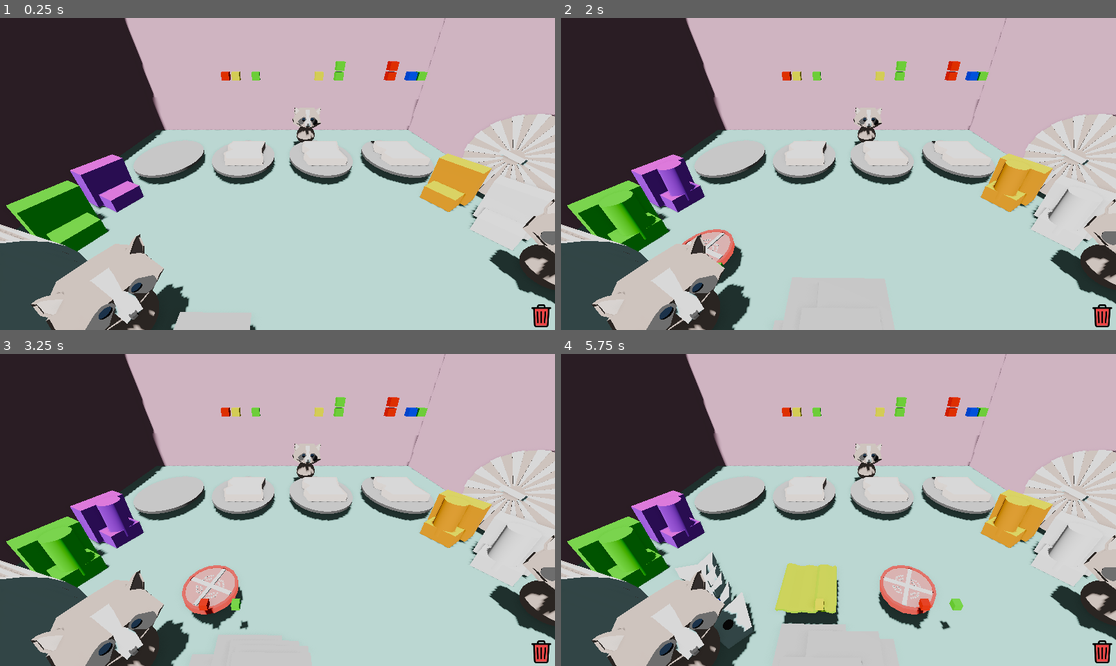
Above: before the commit, frames 1-4 (two rows, left to right).
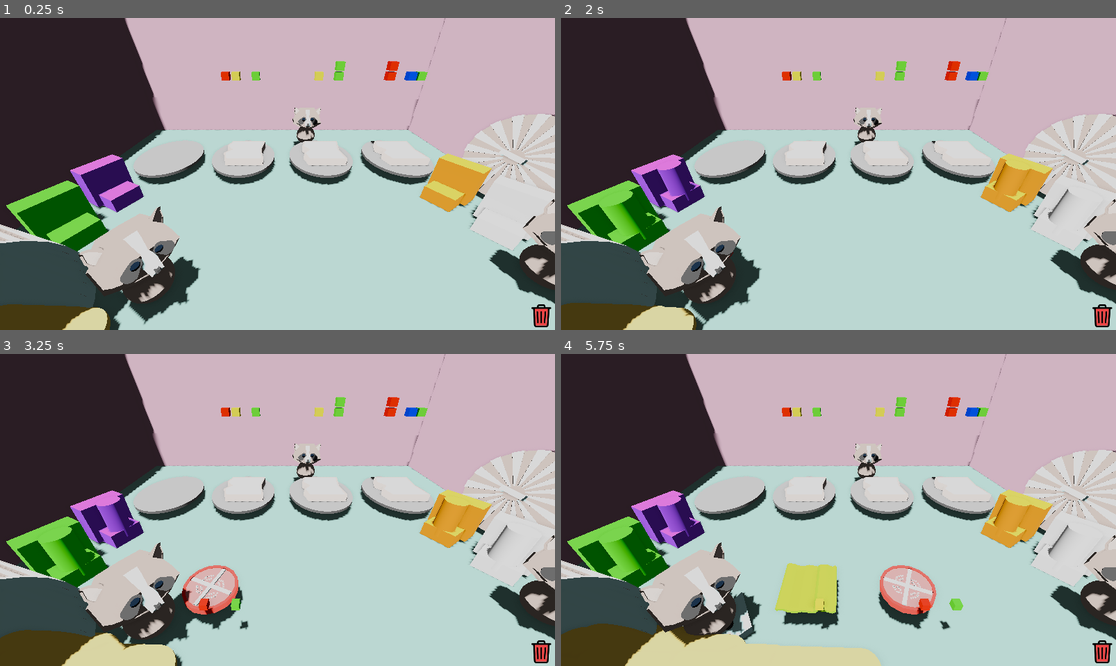
Above: after the commit, the same moments.

Repository: gabrield67/Sandwich-Shop
Game: Godot game, scene res://scenes/game_art.tscn
Two runs of this game, one before a commit and one after it. Both use one fixed random seed, a clock stepped at 60 frames per second and the inputs below. This scene is started directly instead of the project's main scene.
Inputs (mouse positions are in pixels of both pictures, inside the frame that each line leads up to):
- Up to frame 1 (0.25 s): no input
- Up to frame 2 (2 s): tap Enter at 0.5 s; move the mouse to (960, 158) at 0.52 s; click (960, 158) at 0.67 s; tap Space at 1.25 s; drag from (727, 189) to (810, 236) at 1.27 s
- Up to frame 3 (3.25 s): move the mouse to (333, 441) at 2.02 s; click (333, 441) at 2.17 s; drag from (249, 572) to (111, 463) at 2.77 s
- Up to frame 4 (5.75 s): move the mouse to (1005, 556) at 3.52 s; click (1005, 556) at 3.67 s; drag from (672, 463) to (755, 432) at 4.27 s; move the mouse to (866, 510) at 5.02 s; click (866, 510) at 5.17 s

The runs differ from the first frame. In frame 1, 5.8% of the frame differs, in the area x 0-47%, y 60-100%; in frame 2, 5.8%; in frame 3, 6.1%; in frame 4, 8.3%, in the area x 0-74%, y 34-100%.
Error in both runs: Invalid assignment of property or key 'wait_time' with value of type 'int' on a base object of type 'null instance'. (res://scenes/game_manager.gd:43)

Commit message:
trash slime and sewer draft

Diff:
--- /dev/null
+++ b/colors/slimeYellow.tres
@@ -0,0 +1,7 @@
+[gd_resource type="StandardMaterial3D" format=3 uid="uid://sb1tl5fge5x2"]
+
+[resource]
+diffuse_mode = 3
+specular_mode = 1
+albedo_color = Color(0.83137256, 0.74509805, 0.40784314, 1)
+roughness = 0.0
--- a/scenes/game_art.tscn
+++ b/scenes/game_art.tscn
@@ -12,6 +12,8 @@
 [ext_resource type="PackedScene" uid="uid://yahuxvrjhitd" path="res://models/trash_base.tscn" id="10_oigvx"]
 [ext_resource type="PackedScene" uid="uid://dt2rm3uiki2lg" path="res://models/trash_lid.tscn" id="11_28nyi"]
 [ext_resource type="PackedScene" uid="uid://c124rtdal8yfg" path="res://models/whole_raccoon_model.tscn" id="12_28nyi"]
+[ext_resource type="Material" uid="uid://sb1tl5fge5x2" path="res://colors/slimeYellow.tres" id="12_ojg76"]
+[ext_resource type="Material" uid="uid://7gn0t4diki3s" path="res://colors/eyeDarkCharcoal.tres" id="14_txiir"]
 
 [sub_resource type="BoxShape3D" id="BoxShape3D_8cj0n"]
 
@@ -44,7 +46,13 @@
 "genre": "sound effect"
 }
 
-[sub_resource type="PlaneMesh" id="PlaneMesh_ojg76"]
+[sub_resource type="CapsuleMesh" id="CapsuleMesh_txiir"]
+material = ExtResource("12_ojg76")
+radius = 0.6
+height = 3.5
+
+[sub_resource type="CylinderMesh" id="CylinderMesh_qosn7"]
+height = 0.515
 
 [node name="Game_Art" type="Node3D" unique_id=1126054119]
 script = ExtResource("1_egqwa")
@@ -108,13 +116,16 @@
 [node name="trashLid" parent="WholeTrash" unique_id=1689766337 instance=ExtResource("11_28nyi")]
 transform = Transform3D(-0.9150461, -2.040979, -0.535812, -2.1092823, 0.86804664, 0.29567432, -0.060154475, 0.6090151, -2.2170887, 12.49, 2.873, 1.411)
 
-[node name="CPUParticles3D" type="CPUParticles3D" parent="WholeTrash" unique_id=1484742347]
-transform = Transform3D(0.9997851, 0.020733062, 0, -0.020733062, 0.9997851, 0, 0, 0, 1, -0.7929859, 1.2047491, 9.257409)
-mesh = SubResource("PlaneMesh_ojg76")
+[node name="SlimeParticles1" type="CPUParticles3D" parent="WholeTrash" unique_id=1484742347]
+transform = Transform3D(0.061902218, -0.9980823, 0, 0.9980823, 0.061902218, 0, 0, 0, 1, -6.6029234, 1.1648922, 8.971698)
+amount = 20
+lifetime = 3.3
+speed_scale = 0.35
+mesh = SubResource("CapsuleMesh_txiir")
 emission_shape = 3
-emission_box_extents = Vector3(1, 1, 1)
+emission_box_extents = Vector3(0, 0, 1)
 direction = Vector3(0, 0, 1)
-gravity = Vector3(3.035, 0, 0)
+gravity = Vector3(3.035, -0.15, 0)
 
 [node name="WholeRaccoonModel" parent="." unique_id=1874828909 instance=ExtResource("12_28nyi")]
 transform = Transform3D(1, 0, 0, 0, 1, 0, 0, 0, 1, 2.3718157, 2.80274, -5.5859857)
@@ -123,4 +134,11 @@
 transform = Transform3D(0.5284532, 0, -0.8489624, 0, 1, 0, 0.8489624, 0, 0.5284532, 9.3198595, 2.80274, 6.7742877)
 
 [node name="WholeRaccoonModel3" parent="." unique_id=1311599801 instance=ExtResource("12_28nyi")]
-transform = Transform3D(0.5174297, 0, 0.8557257, 0, 1, 0, -0.8557257, 0, 0.5174297, -4.061961, 2.80274, 8.292091)
+transform = Transform3D(0.5174297, 0, 0.8557257, 0, 1, 0, -0.8557257, 0, 0.5174297, -4.061961, 2.80274, 7.156357)
+
+[node name="SewerHole" type="Node3D" parent="." unique_id=1301368767]
+
+[node name="MeshInstance3D" type="MeshInstance3D" parent="SewerHole" unique_id=1043650768]
+transform = Transform3D(4, 0, 0, 0, 4, 0, 0, 0, 4, 12.825, -0.057, 9.341)
+mesh = SubResource("CylinderMesh_qosn7")
+surface_material_override/0 = ExtResource("14_txiir")
